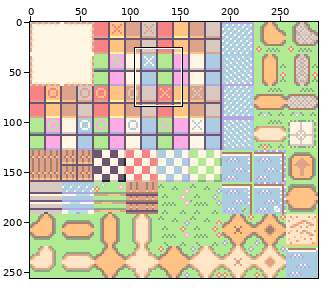
Two versions of one sprite sheet, Assets/02_Sprites/TileMap/Floors32x32.png. Above: a wide view before the commit, with the close-up outlined.
Close-up. Earlier state:
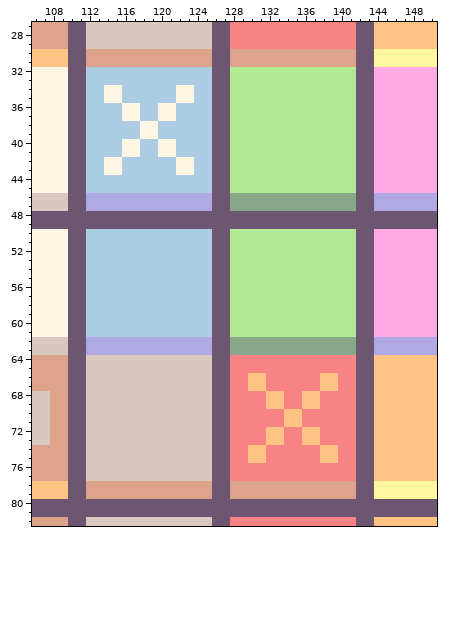
The file is 288x256 pixels. Shown: x 106..150, y 27..82.
After the commit:
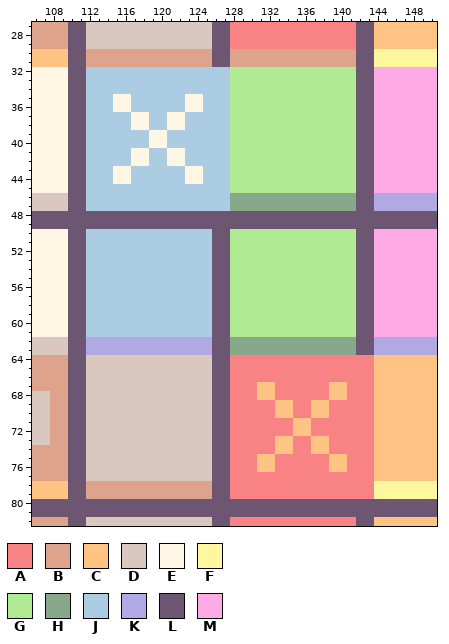
Palette (. is transparent): A #f98284  B #dea38b  C #ffc384  D #d9c8bf  E #fff7e4  F #fff7a0  G #b0eb93  H #87a889  J #accce4  K #b0a9e4  L #6c5671  M #feaae4
The edit:
@@ x 110..129 @@
 31 LLBBBBBBBBBBBBBBLLBB
-32 LLJJJJJJJJJJJJJJLLGG
-33 LLJJJJJJJJJJJJJJLLGG
-34 LLJJEEJJJJJJEEJJLLGG
-35 LLJJEEJJJJJJEEJJLLGG
-36 LLJJJJEEJJEEJJJJLLGG
-37 LLJJJJEEJJEEJJJJLLGG
-38 LLJJJJJJEEJJJJJJLLGG
-39 LLJJJJJJEEJJJJJJLLGG
-40 LLJJJJEEJJEEJJJJLLGG
-41 LLJJJJEEJJEEJJJJLLGG
-42 LLJJEEJJJJJJEEJJLLGG
-43 LLJJEEJJJJJJEEJJLLGG
-44 LLJJJJJJJJJJJJJJLLGG
-45 LLJJJJJJJJJJJJJJLLGG
-46 LLKKKKKKKKKKKKKKLLHH
-47 LLKKKKKKKKKKKKKKLLHH
+32 LLJJJJJJJJJJJJJJJJGG
+33 LLJJJJJJJJJJJJJJJJGG
+34 LLJJJJJJJJJJJJJJJJGG
+35 LLJJJEEJJJJJJEEJJJGG
+36 LLJJJEEJJJJJJEEJJJGG
+37 LLJJJJJEEJJEEJJJJJGG
+38 LLJJJJJEEJJEEJJJJJGG
+39 LLJJJJJJJEEJJJJJJJGG
+40 LLJJJJJJJEEJJJJJJJGG
+41 LLJJJJJEEJJEEJJJJJGG
+42 LLJJJJJEEJJEEJJJJJGG
+43 LLJJJEEJJJJJJEEJJJGG
+44 LLJJJEEJJJJJJEEJJJGG
+45 LLJJJJJJJJJJJJJJJJGG
+46 LLJJJJJJJJJJJJJJJJHH
+47 LLJJJJJJJJJJJJJJJJHH
 48 LLLLLLLLLLLLLLLLLLLL
@@ x 126..145 @@
 63 LLHHHHHHHHHHHHHHLLKK
-64 LLAAAAAAAAAAAAAALLCC
-65 LLAAAAAAAAAAAAAALLCC
-66 LLAACCAAAAAACCAALLCC
-67 LLAACCAAAAAACCAALLCC
-68 LLAAAACCAACCAAAALLCC
-69 LLAAAACCAACCAAAALLCC
-70 LLAAAAAACCAAAAAALLCC
-71 LLAAAAAACCAAAAAALLCC
-72 LLAAAACCAACCAAAALLCC
-73 LLAAAACCAACCAAAALLCC
-74 LLAACCAAAAAACCAALLCC
-75 LLAACCAAAAAACCAALLCC
-76 LLAAAAAAAAAAAAAALLCC
-77 LLAAAAAAAAAAAAAALLCC
-78 LLBBBBBBBBBBBBBBLLFF
-79 LLBBBBBBBBBBBBBBLLFF
+64 LLAAAAAAAAAAAAAAAACC
+65 LLAAAAAAAAAAAAAAAACC
+66 LLAAAAAAAAAAAAAAAACC
+67 LLAAACCAAAAAACCAAACC
+68 LLAAACCAAAAAACCAAACC
+69 LLAAAAACCAACCAAAAACC
+70 LLAAAAACCAACCAAAAACC
+71 LLAAAAAAACCAAAAAAACC
+72 LLAAAAAAACCAAAAAAACC
+73 LLAAAAACCAACCAAAAACC
+74 LLAAAAACCAACCAAAAACC
+75 LLAAACCAAAAAACCAAACC
+76 LLAAACCAAAAAACCAAACC
+77 LLAAAAAAAAAAAAAAAACC
+78 LLAAAAAAAAAAAAAAAAFF
+79 LLAAAAAAAAAAAAAAAAFF
 80 LLLLLLLLLLLLLLLLLLLL
